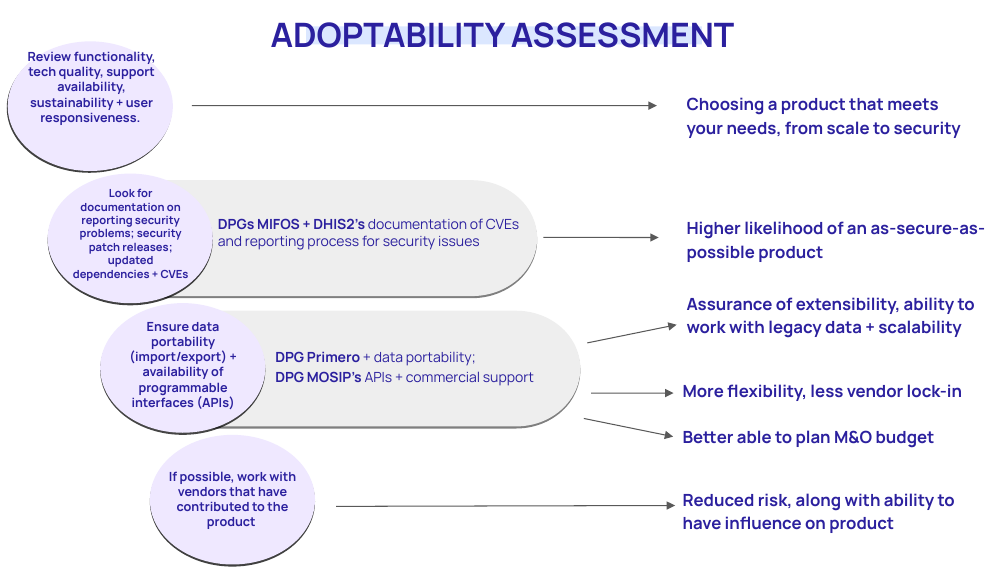
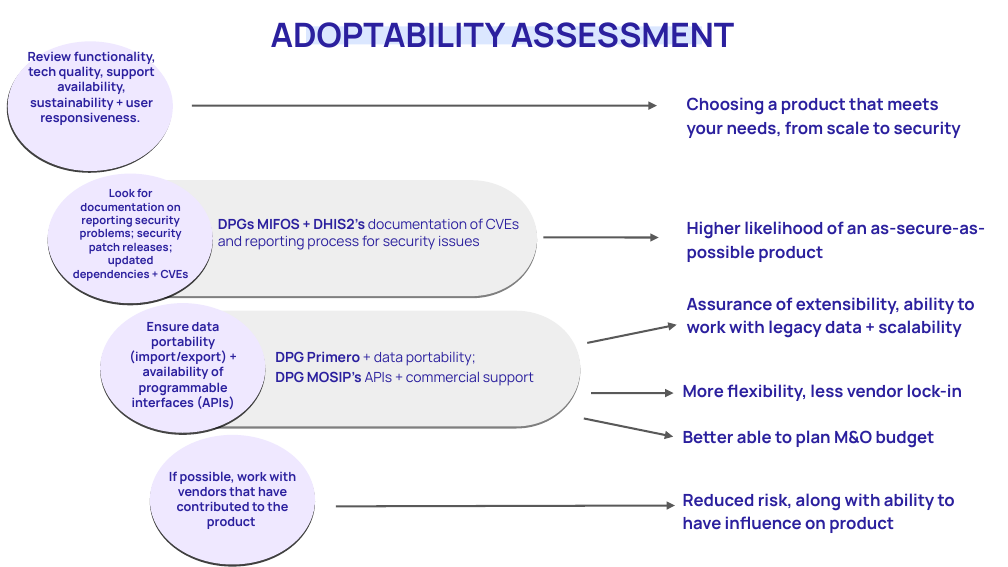
Before and after one commit to unicef/publicgoods-toolkit, a slide deck: slide 11 of dpg-toolkit-overview.odp (slide 10 before the commit). Drawn at 1008x567 pixels with LibreOffice and Linux fonts; fonts in the diff are those of the drawing. Boxes give left, top, right and bottom in pixels: in the first picture for what was removed or moved away, otherwise in the second. Text is boxed around its words. In the diff, an @@ line names an element or a change of style, - is before the commit and + after.

```diff
--- a/dpg-toolkit-overview.odp
+++ b/dpg-toolkit-overview.odp
@@ arrow (588, 343) - (676, 325): stroke #595959 0.74 pt to #595959 1.45 pt @@
@@ arrow (584, 418) - (673, 436): stroke #595959 0.74 pt to #595959 1.45 pt @@
@@ arrow (591, 393) - (673, 393): stroke #595959 0.74 pt to #595959 1.45 pt @@
@@ arrow (336, 506) - (675, 505): stroke #595959 0.74 pt to #595959 1.45 pt @@
```
Also in this commit, not shown: 6 other slides changed, 2 slides added, 1 slide removed.
